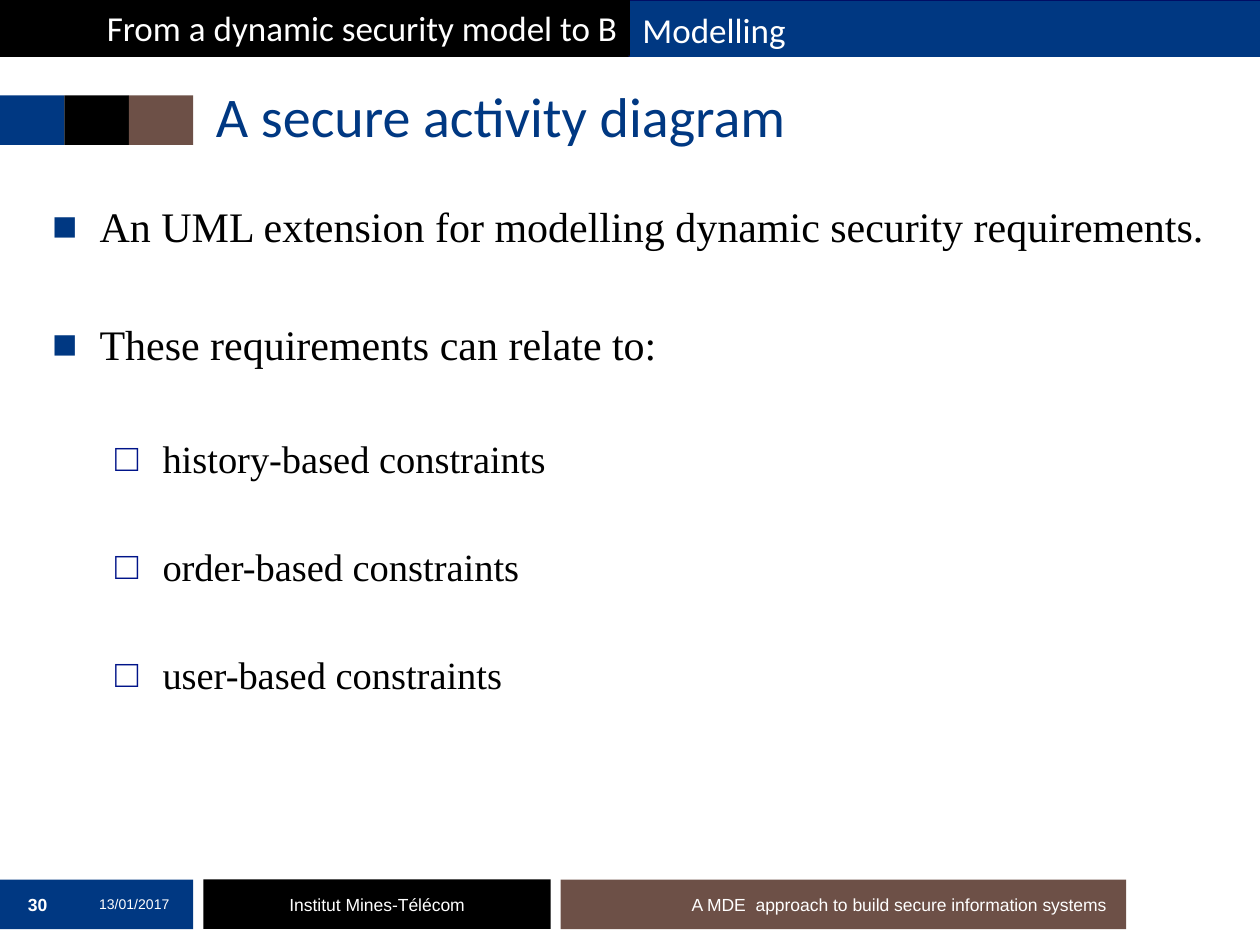
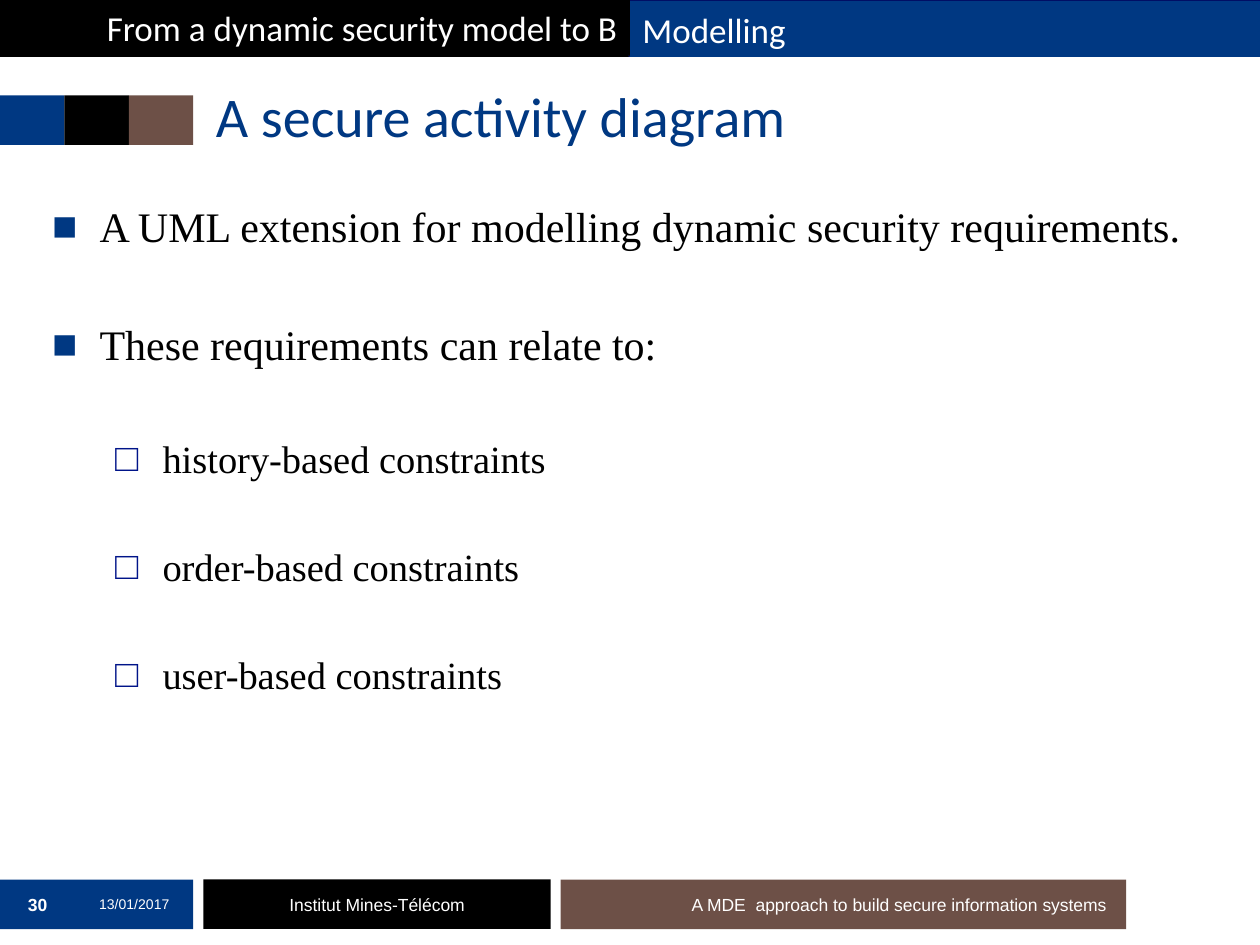
Before and after one commit to mai-ng/phdDefense, a slide deck: slide 30 of slides/presentation-defense.pptx. Drawn at 1260x945 pixels with LibreOffice and Linux fonts; fonts in the diff are those of the drawing; background and template pictures are left out. Boxes give left, top, right and bottom in pixels: in the first picture for what was removed or moved away, otherwise in the second. Text is boxed around its words. In the diff, an @@ line names an element or a change of style, - is before the commit and + after.

```diff
--- a/slides/presentation-defense.pptx
+++ b/slides/presentation-defense.pptx
@@ text at box(100, 212, 1180, 251): text changed @@
-■ An UML extension for modelling dynamic security requirements.
+■ A UML extension for modelling dynamic security requirements.
```
Also in this commit, not shown: 11 other slides changed.
